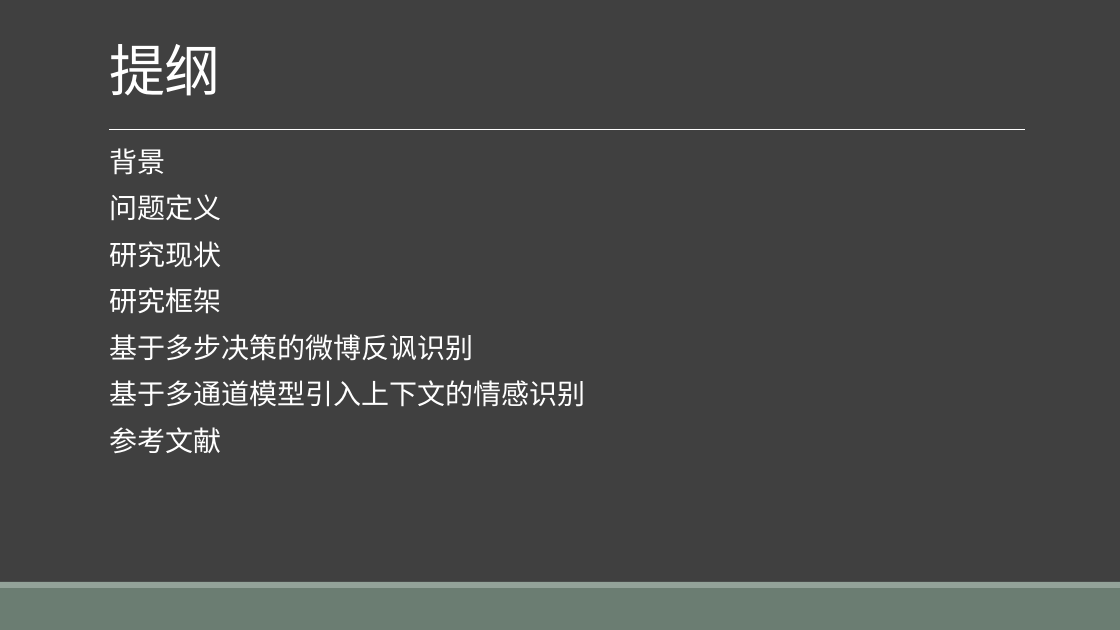
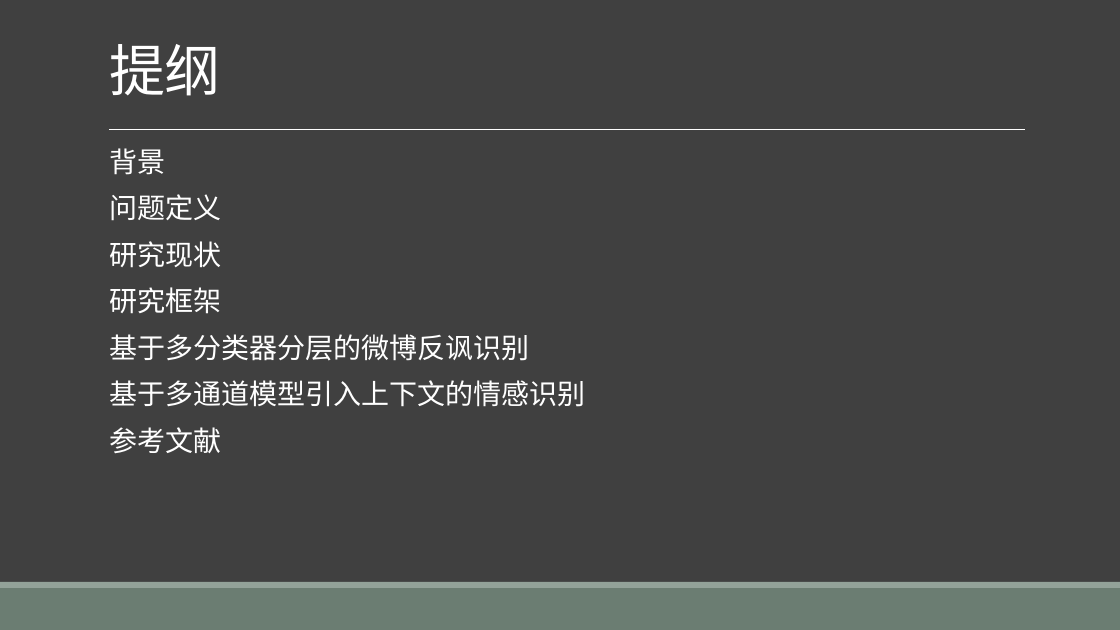
Before and after one commit to liangxh/grad2019, a slide deck: slide 2 of 计研163_梁锡豪_2016211014.pptx. Drawn at 1120x630 pixels with LibreOffice and Linux fonts; fonts in the diff are those of the drawing. Boxes give left, top, right and bottom in pixels: in the first picture for what was removed or moved away, otherwise in the second. Text is boxed around its words. In the diff, an @@ line names an element or a change of style, - is before the commit and + after.

```diff
--- a/计研163_梁锡豪_2016211014.pptx
+++ b/计研163_梁锡豪_2016211014.pptx
@@ text at [109,334,529,361]: text changed @@
-  基于多步决策的微博反讽识别
+  基于多分类器分层的微博反讽识别
```
Also in this commit, not shown: 7 other slides changed, 2 slides added, 1 slide removed.
